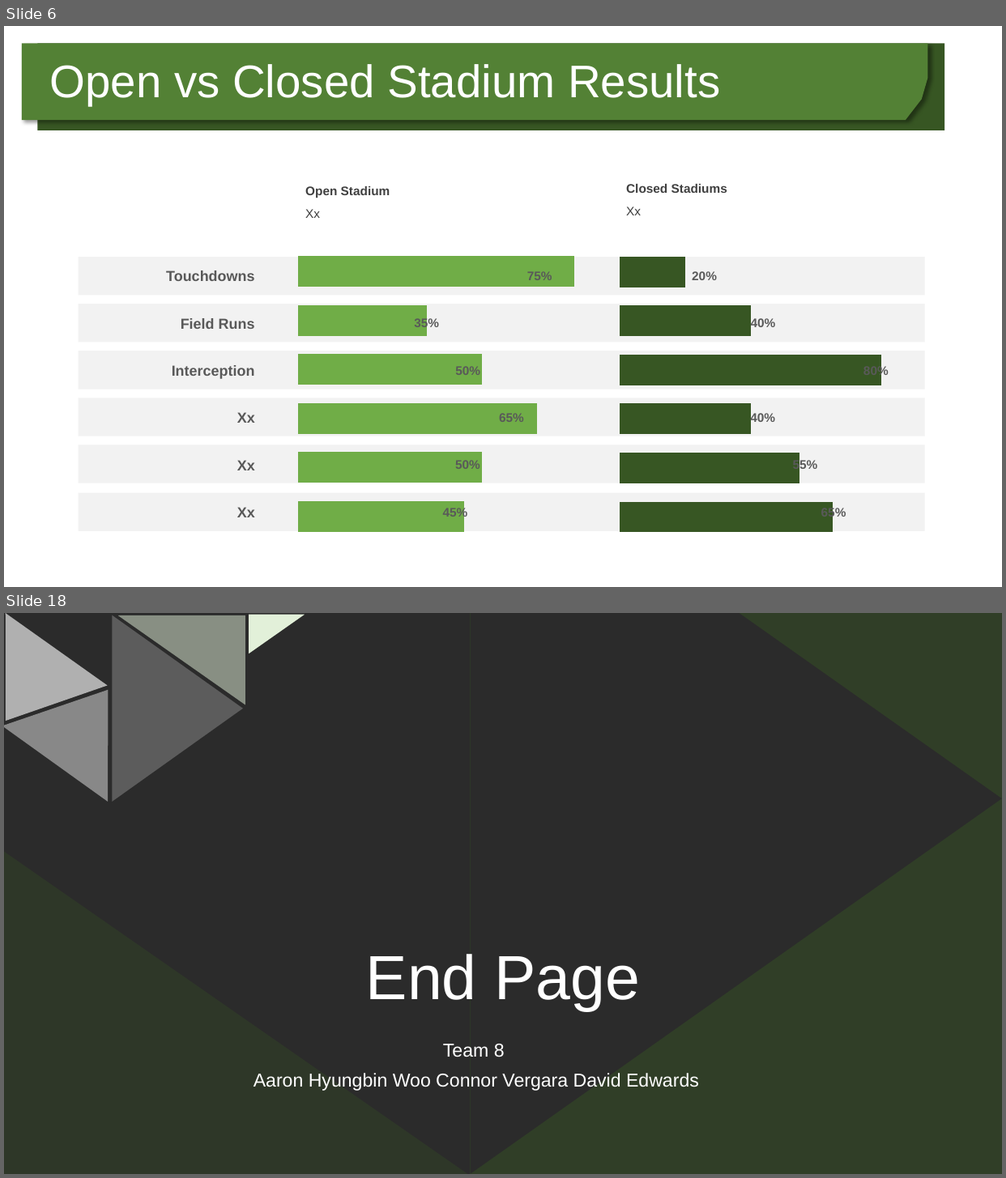
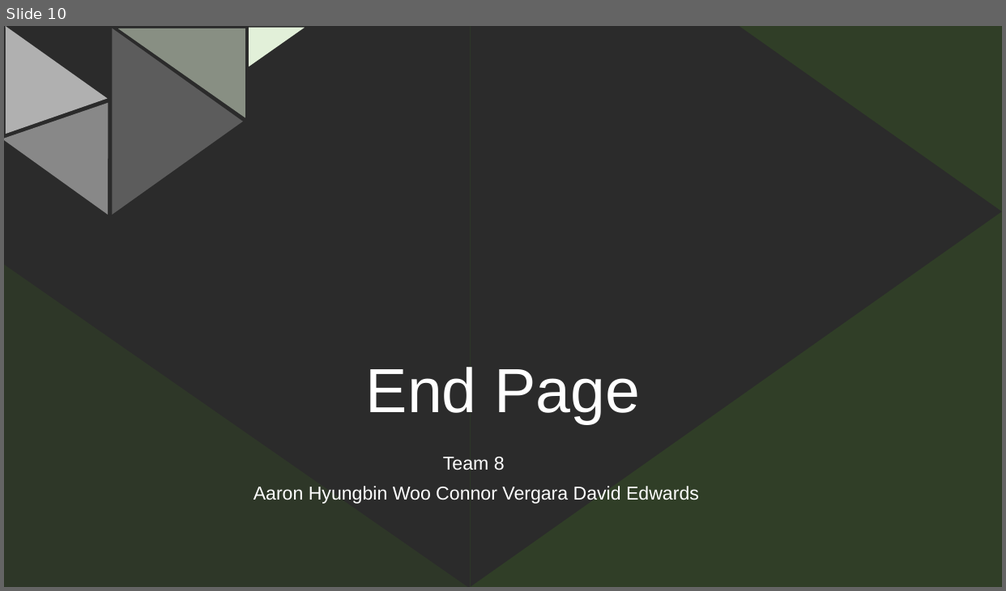
Before and after one commit to aaronhwoo/Project1, a slide deck: Team 8 Project 1.pptx. Shown one above the other, each under a label of ours: slides 6 and 18 before the commit, slide 10 after it; the slides between them are not shown. The pictures are 1006x1178 and 1006x591 pixels, drawn with LibreOffice and Linux fonts; fonts in the diff are those of the drawing; background and template pictures are left out; a plain dark background stands for a picture behind light text. Boxes give left, top, right and bottom in pixels: in the first picture for what was removed or moved away, otherwise in the second. Text is boxed around its words. In the diff, an @@ line names an element or a change of style, - is before the commit and + after.

```diff
--- a/Team 8 Project 1.pptx
+++ b/Team 8 Project 1.pptx
@@ slide 6 removed at (4,26,1002,587), background #FFFFFF @@
@@ freeform shape removed at (22,43,928,120) @@
@@ rectangle removed at (38,43,945,130) @@
@@ text removed at (49,64,720,105) @@
-Open vs Closed Stadium Results
@@ text removed at (305,186,390,198) @@
-Open Stadium
@@ text removed at (626,184,727,193) @@
-Closed Stadiums
@@ text removed at (305,209,320,218) @@
-Xx
@@ text removed at (626,207,641,216) @@
-Xx
@@ bar stacked chart removed at (292,241,599,547) @@
-categories: 1, 2, 3, 4, 5, 6
-Series 1: 60, 67, 87, 67, 47, 100
@@ bar stacked chart removed at (614,241,920,548) @@
-categories: 1, 2, 3, 4, 5, 6
-Series 1: 81, 69, 50, 100, 50, 25
@@ rectangle removed at (78,258,925,296) @@
@@ text removed at (166,271,255,281) @@
-Touchdowns
@@ text removed at (527,271,552,280) @@
-75%
@@ text removed at (692,271,717,280) @@
-20%
@@ rectangle removed at (78,304,925,342) @@
@@ text removed at (181,318,255,329) @@
-Field Runs
@@ text removed at (414,318,439,331) @@
-35%
@@ text removed at (751,318,776,327) @@
-40%
@@ rectangle removed at (78,351,925,389) @@
@@ text removed at (172,365,255,379) @@
-Interception
@@ text removed at (863,365,889,378) @@
-80%
@@ text removed at (455,366,480,375) @@
-50%
@@ rectangle removed at (78,398,925,436) @@
@@ text removed at (237,412,255,423) @@
-Xx
@@ text removed at (499,413,524,422) @@
-65%
@@ text removed at (750,412,775,425) @@
-40%
@@ rectangle removed at (78,446,925,484) @@
@@ text removed at (237,460,255,471) @@
-Xx
@@ text removed at (455,460,480,469) @@
-50%
@@ text removed at (793,459,818,472) @@
-55%
@@ rectangle removed at (78,493,925,531) @@
@@ text removed at (237,507,255,518) @@
-Xx
@@ text removed at (443,506,468,519) @@
-45%
@@ text removed at (821,506,846,519) @@
-65%
@@ what was slide 18 is now slide 10 @@
```
Also in this commit, not shown: 7 slides changed, 2 slides added, 10 other slides removed.
